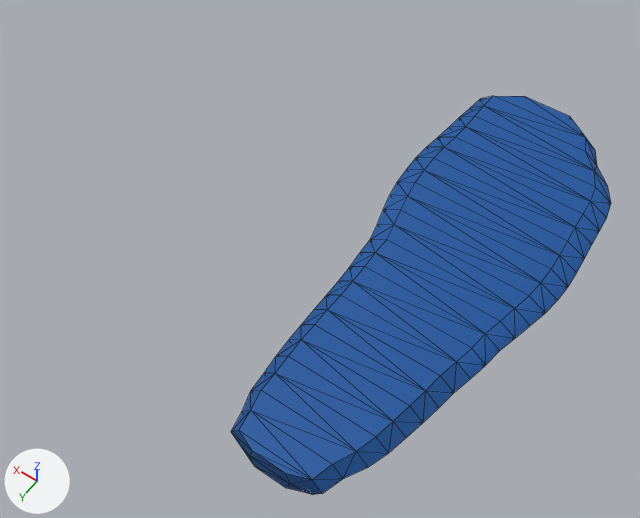
The glTF model priv/models/dep_tong_vn.far.glb: old version first, new version second.
One viewpoint serves both versions: a 50 mm lens placed at (-0.101, 0.113, 0.341), pointed at (0.057, -0.109, -0.007). Arrows for +X, +Y and +Z are at lower left; the lights stay in place. The first picture is the older version. Mesh edges are drawn as thin lines. Vertices at exactly the same position are counted once.

The first picture shows 'dep_tong_vn'.
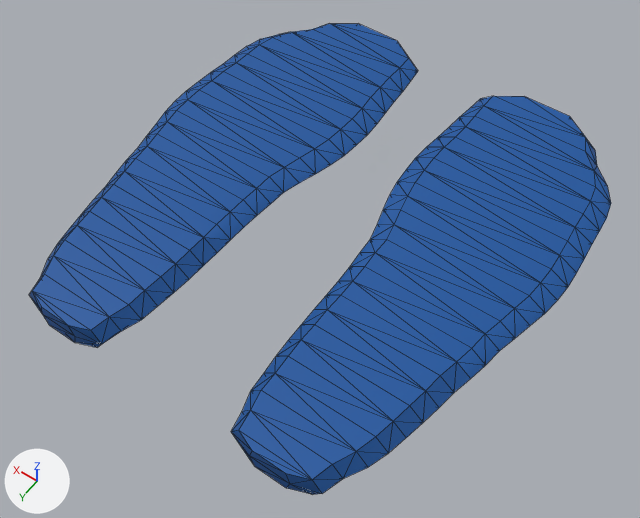
The newer file is also turned or shifted as a whole; pictures and numbers use the older file's frame.

The edits, one by one:
me_dep_tong_vn is used by ob_dep_tong_vn; location (0.0, 0.0, 0.0).
me_dep_tong_vn had 162 vertices, 320 faces and spanned x -0.053..0.049, y -0.254..0.0, z 0.0..0.015.
me_dep_tong_vn now has 324 vertices, 640 faces and spans x -0.053..0.181, y -0.254..0.0, z 0.0..0.015.
me_dep_tong_vn part 1: a new loose piece of 162 vertices spanning x 0.079..0.181, y -0.254..0.0, z 0.0..0.015, in mat_blue (blue #1056a0).

What differs and where, as boxes [x1, y1, x2, y2] in the pictures (640 x 518 px):
'dep_tong_vn', reshaped (53% wider, 18% taller): before [231, 96, 611, 494]; after [29, 24, 611, 494]
part 1 of me_dep_tong_vn, added (blue): after [29, 24, 418, 347]
